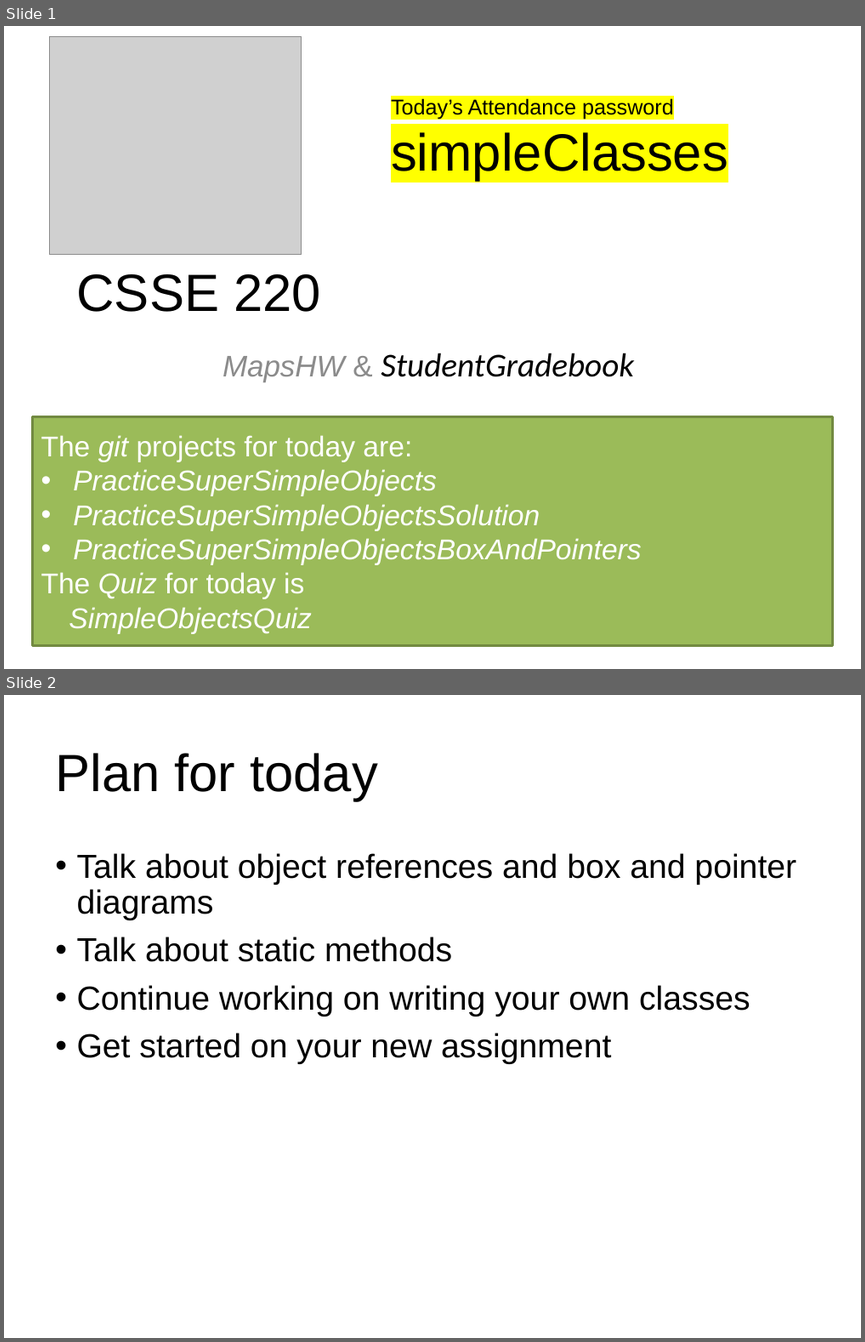
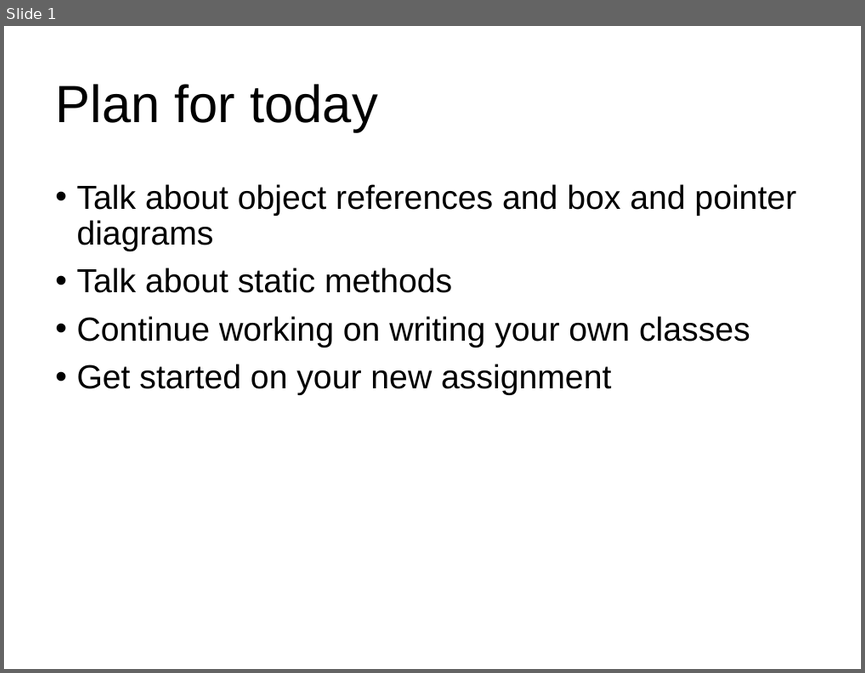
Before and after one commit to RHIT-CSSE/csse220, a slide deck: ClassMaterials/SimpleObjects/Slides/Part2-ObjectRefs.pptx. Shown one above the other, each under a label of ours: slides 1 and 2 before the commit, slide 1 after it. The pictures are 865x1342 and 865x673 pixels, drawn with LibreOffice and Linux fonts; fonts in the diff are those of the drawing; grey boxes stand for pictures. Boxes give left, top, right and bottom in pixels: in the first picture for what was removed or moved away, otherwise in the second. Text is boxed around its words. In the diff, an @@ line names an element or a change of style, - is before the commit and + after.

Commit message:
Shuffle lesson topics
within UsingObjectsAndAPIs, MapsAndObjectIntro, and SimpleObjects

```diff
--- a/ClassMaterials/SimpleObjects/Slides/Part2-ObjectRefs.pptx
+++ b/ClassMaterials/SimpleObjects/Slides/Part2-ObjectRefs.pptx
@@ slide 1 removed at bbox=[4, 26, 861, 669], background #FFFFFF @@
@@ picture removed at bbox=[49, 37, 301, 255] @@
@@ text removed at bbox=[391, 98, 728, 181] @@
-Today’s Attendance password
-simpleClasses
@@ title removed at bbox=[77, 274, 321, 312] @@
-CSSE 220
@@ subtitle removed at bbox=[222, 352, 634, 381] @@
-MapsHW & StudentGradebook
@@ rectangle removed at bbox=[32, 417, 832, 646] @@
-The git projects for today are:
-• PracticeSuperSimpleObjects
-• PracticeSuperSimpleObjectsSolution
-• PracticeSuperSimpleObjectsBoxAndPointers
-The Quiz for today is
-SimpleObjectsQuiz
@@ what was slide 2 is now slide 1 @@
```
Also in this commit, not shown: 19 other files.
